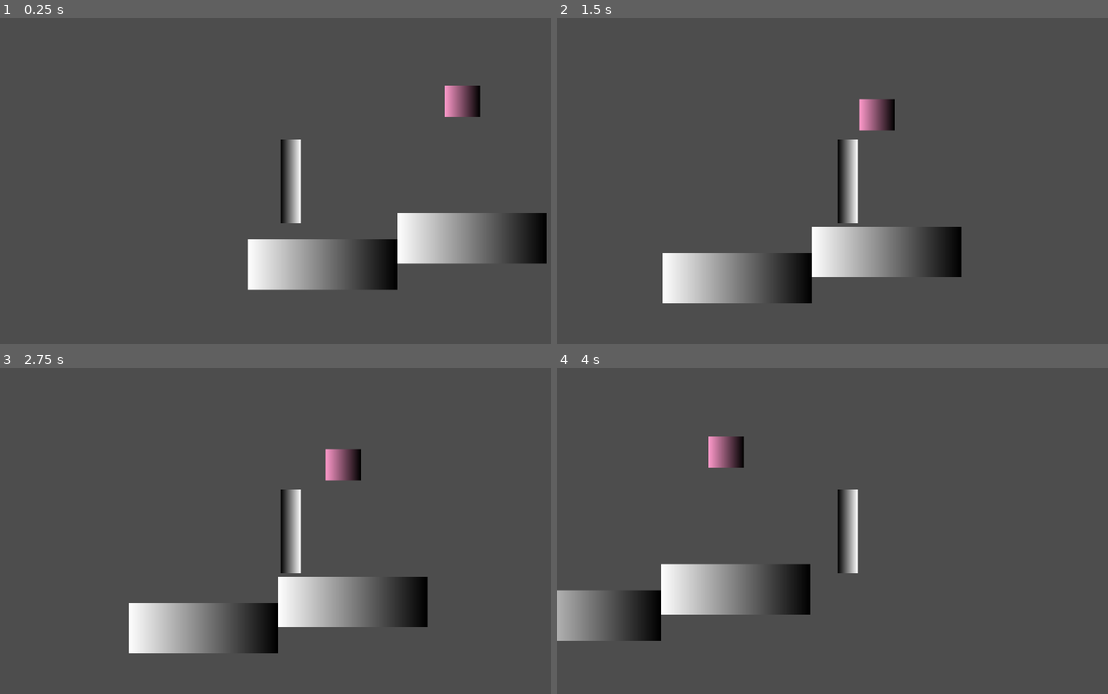
Above: before the commit, frames 1-4 (two rows, left to right).
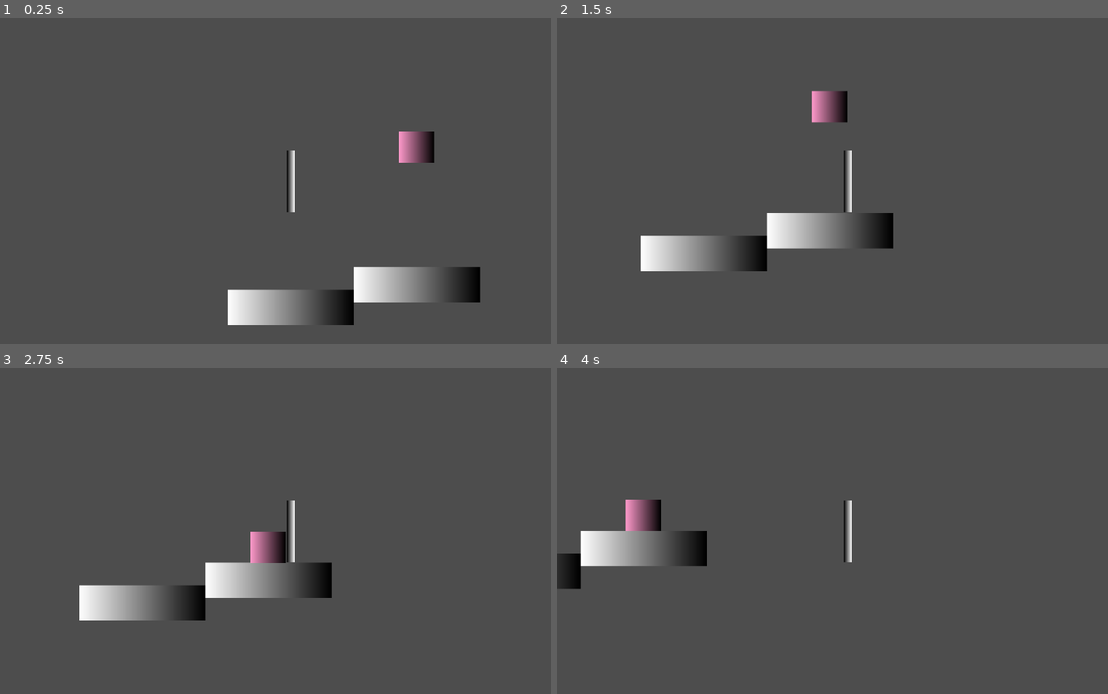
Above: after the commit, the same moments.

Repository: FlorenciaMorelli/DDV-clase3
Game: Godot game, scene res://levels/scenes/level_1.tscn
The game is run twice, just before and just after one commit, with the same random seed, the same clock (stepped at 60 frames per second) and the same inputs.
Inputs:
- Up to frame 1 (0.25 s): no input
- Up to frame 2 (1.5 s): tap Enter (ui_accept) at 0.5, 0.77 s; hold Right (ui_right) from 0.53 s (still down)
- Up to frame 3 (2.75 s): tap Enter (ui_accept) at 1.52 s; release Right (ui_right) at 2.03 s; hold Left (ui_left) from 2.03 s (still down)
- Up to frame 4 (4 s): release Left (ui_left) at 2.78 s; hold Right (ui_right) from 2.78 s (still down); tap Enter (ui_accept) at 3.02, 3.77 s

The runs differ from the first frame. In frame 1, 12% of the frame differs, in the area x 41-100%, y 20-95%; in frame 2, 11%; in frame 3, 12%; in frame 4, 9.9%.

Commit message:
Trigger is now working perfectly

Diff:
--- a/levels/scenes/level_1.tscn
+++ b/levels/scenes/level_1.tscn
@@ -7,13 +7,13 @@
 [node name="Level1" type="Node2D"]
 
 [node name="Platform" parent="." instance=ExtResource("1_5lh1a")]
-position = Vector2(63, 285)
+position = Vector2(2, 280)
 
 [node name="Platform2" parent="." instance=ExtResource("1_5lh1a")]
-position = Vector2(359, 233)
+position = Vector2(252, 235)
+
+[node name="Obstacle" parent="." instance=ExtResource("3_6qbx0")]
+position = Vector2(251, -42)
 
 [node name="CharacterBody2D" parent="." instance=ExtResource("2_sfnt5")]
-position = Vector2(0, 91)
-
-[node name="Obstacle" parent="." instance=ExtResource("3_6qbx0")]
-position = Vector2(340, -40)
+position = Vector2(2, 1)
--- a/obstacle/scenes/obstacle.tscn
+++ b/obstacle/scenes/obstacle.tscn
@@ -1,6 +1,7 @@
-[gd_scene load_steps=6 format=3 uid="uid://bod2544eeb5rv"]
+[gd_scene load_steps=8 format=3 uid="uid://bod2544eeb5rv"]
 
 [ext_resource type="Script" path="res://obstacle/scripts/obstacle.gd" id="1_dch44"]
+[ext_resource type="Script" path="res://obstacle/scenes/stopper.gd" id="2_m4xtu"]
 
 [sub_resource type="RectangleShape2D" id="RectangleShape2D_ej886"]
 size = Vector2(70, 62.5)
@@ -14,10 +15,14 @@
 [sub_resource type="RectangleShape2D" id="RectangleShape2D_287uu"]
 size = Vector2(70, 1)
 
+[sub_resource type="RectangleShape2D" id="RectangleShape2D_8ljpp"]
+size = Vector2(70, 130)
+
 [node name="Obstacle" type="Node2D"]
 script = ExtResource("1_dch44")
 
 [node name="RigidBody2D" type="RigidBody2D" parent="."]
+can_sleep = false
 
 [node name="CollisionShape2D" type="CollisionShape2D" parent="RigidBody2D"]
 position = Vector2(0, 0.25)
@@ -29,7 +34,17 @@
 texture = SubResource("GradientTexture1D_u2vwv")
 
 [node name="StaticBody2D" type="StaticBody2D" parent="."]
+position = Vector2(0, 35)
+script = ExtResource("2_m4xtu")
 
 [node name="CollisionShape2D" type="CollisionShape2D" parent="StaticBody2D"]
-position = Vector2(0, 32.5)
 shape = SubResource("RectangleShape2D_287uu")
+
+[node name="Trigger" type="Area2D" parent="."]
+position = Vector2(0, 40)
+
+[node name="CollisionShape2D" type="CollisionShape2D" parent="Trigger"]
+position = Vector2(0, 63)
+shape = SubResource("RectangleShape2D_8ljpp")
+
+[connection signal="body_entered" from="Trigger" to="StaticBody2D" method="_on_trigger_body_entered"]
--- /dev/null
+++ b/obstacle/scenes/stopper.gd
@@ -0,0 +1,16 @@
+extends StaticBody2D
+
+
+# Called when the node enters the scene tree for the first time.
+func _ready() -> void:
+	pass # Replace with function body.
+
+
+# Called every frame. 'delta' is the elapsed time since the previous frame.
+func _process(delta: float) -> void:
+	pass
+
+
+func _on_trigger_body_entered(body: Node2D) -> void:
+	#	Función que destruye el nodo, libera la memoria
+	queue_free()
--- a/plataform/scenes/platform.tscn
+++ b/plataform/scenes/platform.tscn
@@ -1,7 +1,7 @@
 [gd_scene load_steps=4 format=3 uid="uid://cxxj0lt5o2uri"]
 
 [sub_resource type="RectangleShape2D" id="RectangleShape2D_snew1"]
-size = Vector2(295, 100)
+size = Vector2(250, 69)
 
 [sub_resource type="Gradient" id="Gradient_srpps"]
 colors = PackedColorArray(1, 1, 1, 1, 0, 0, 0, 1)
@@ -17,5 +17,5 @@
 shape = SubResource("RectangleShape2D_snew1")
 
 [node name="Sprite2D" type="Sprite2D" parent="StaticBody2D"]
-scale = Vector2(1.156, 100)
+scale = Vector2(0.976438, 70)
 texture = SubResource("GradientTexture1D_unas8")
--- a/player/scenes/player.tscn
+++ b/player/scenes/player.tscn
@@ -3,8 +3,7 @@
 [ext_resource type="Script" path="res://player/scripts/player.gd" id="1_x4wvy"]
 
 [sub_resource type="CapsuleShape2D" id="CapsuleShape2D_ex5ot"]
-radius = 28.0
-height = 180.0
+height = 126.0
 
 [sub_resource type="Gradient" id="Gradient_21m5k"]
 
@@ -18,7 +17,7 @@
 shape = SubResource("CapsuleShape2D_ex5ot")
 
 [node name="Sprite2D" type="Sprite2D" parent="."]
-scale = Vector2(0.154297, 165.5)
+scale = Vector2(0.0615234, 121.75)
 texture = SubResource("GradientTexture1D_hu5wk")
 
 [node name="Camera2D" type="Camera2D" parent="."]
